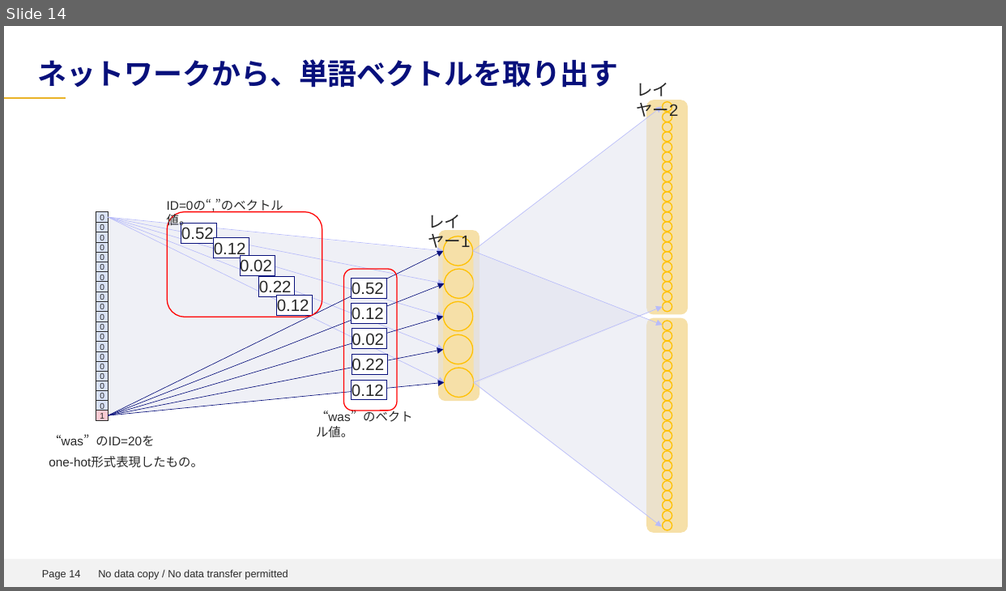
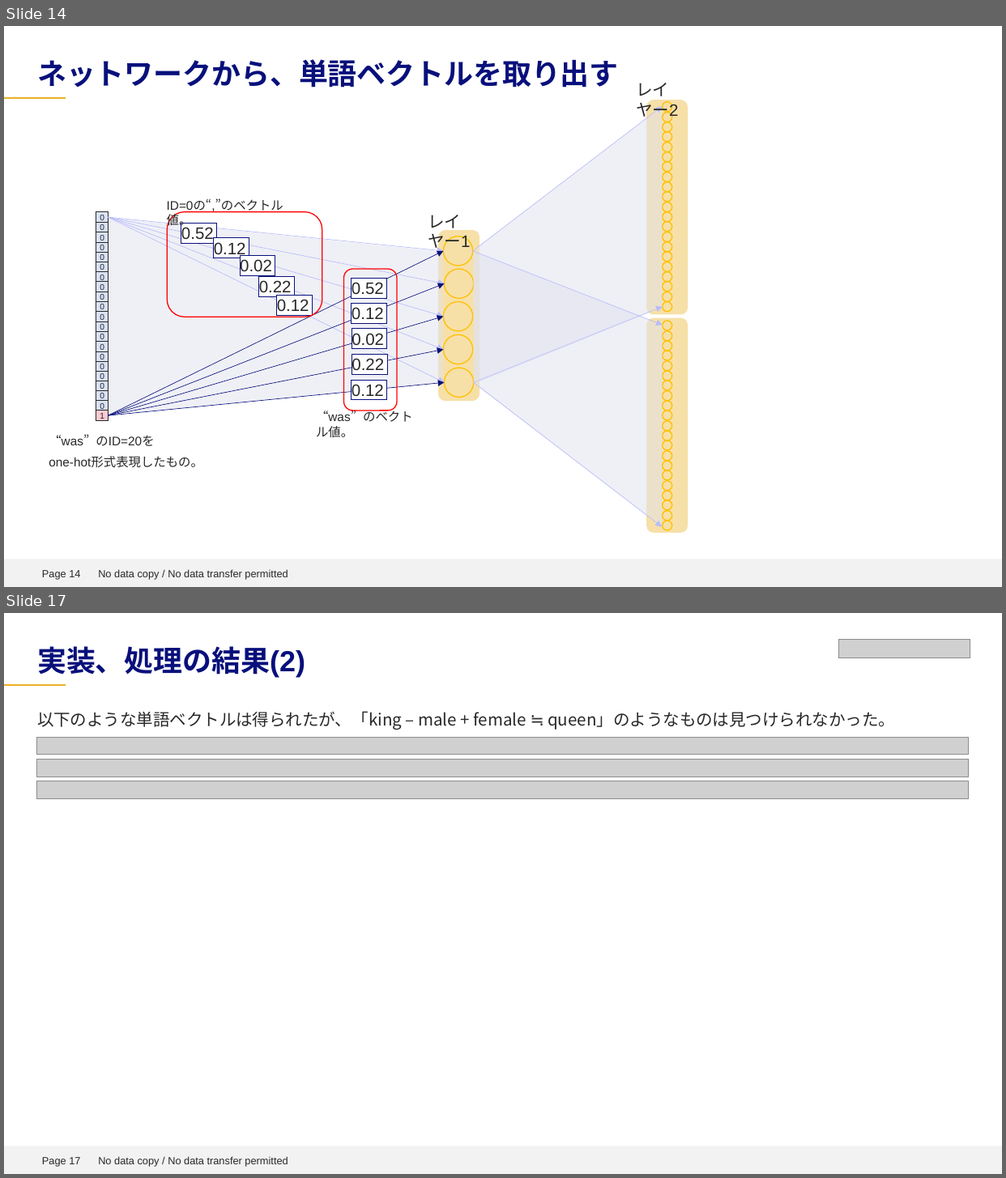
Before and after one commit to sunday-robot/DeepLerningKot, a slide deck: word2vecの紹介.pptx. Shown one above the other, each under a label of ours: slide 14 before the commit, slides 14 and 17 after it; the slides between them are not shown. The pictures are 1006x591 and 1006x1178 pixels, drawn with LibreOffice and Linux fonts; fonts in the diff are those of the drawing; grey boxes stand for pictures; background and template pictures are left out. Boxes give left, top, right and bottom in pixels: in the first picture for what was removed or moved away, otherwise in the second. Text is boxed around its words. In the diff, an @@ line names an element or a change of style, - is before the commit and + after.

```diff
--- a/word2vecの紹介.pptx
+++ b/word2vecの紹介.pptx
@@ slide 17 added at (x1=4, y1=613, x2=1002, y2=1174), background #FFFFFF; not listed: 4 template elements that a slide beside it also shows @@
@@ title added at (x1=37, y1=646, x2=305, y2=678), 28 pt, text #08107B, bold @@
+実装、処理の結果(2)
@@ picture added at (x1=839, y1=639, x2=970, y2=658) @@
@@ text added at (x1=37, y1=711, x2=895, y2=730), 16 pt, text #282828 @@
+      以下のような単語ベクトルは得られたが、「king – male + female ≒ queen」のようなものは見つけられなかった。
@@ picture added at (x1=37, y1=737, x2=968, y2=756) @@
@@ picture added at (x1=37, y1=759, x2=968, y2=777) @@
@@ picture added at (x1=37, y1=781, x2=968, y2=799) @@
```
Also in this commit, not shown: 7 slides changed, 7 other files.
